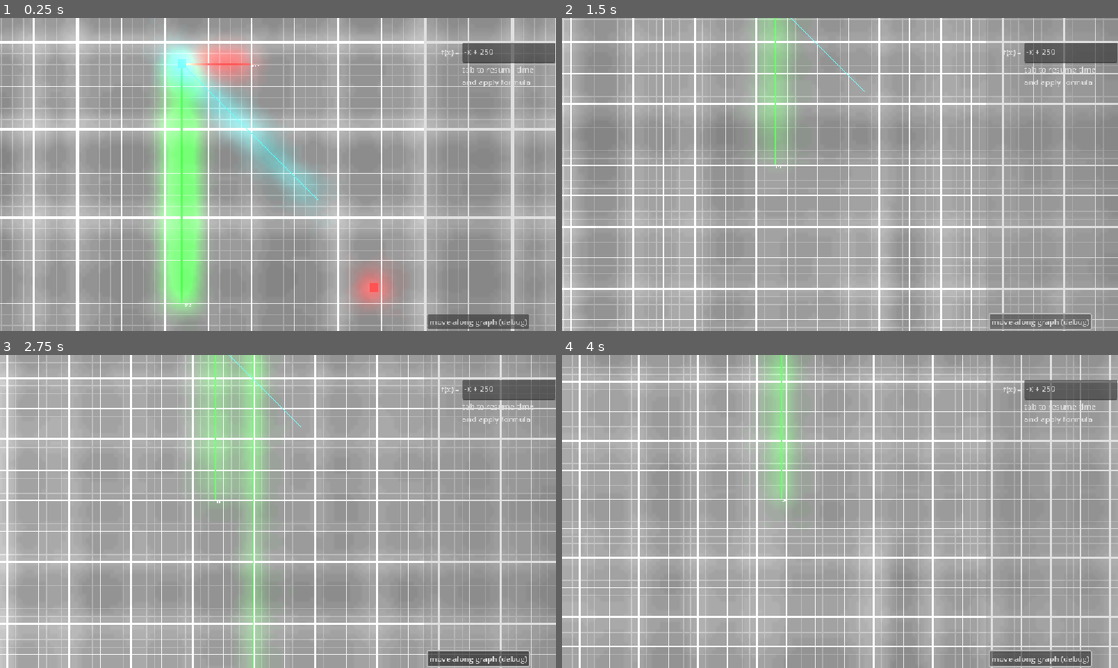
Above: before the commit, frames 1-4 (two rows, left to right).
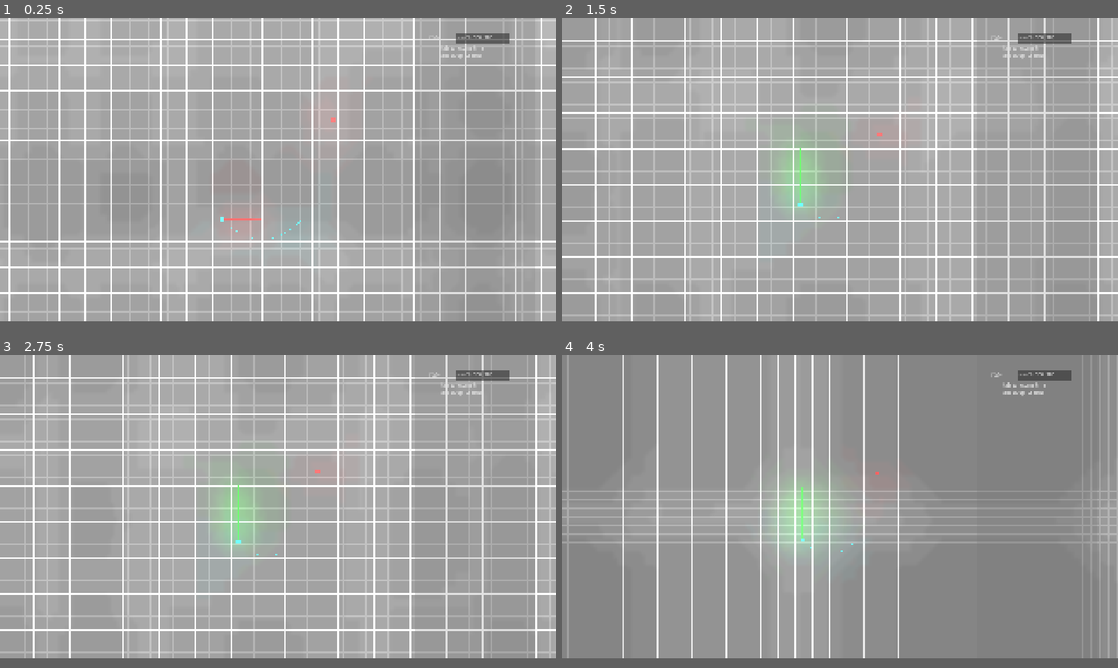
Above: after the commit, the same moments.

Repository: boiiiiiiiii12355/graph-combat
Game: Godot game, scene res://Scenes/game.tscn
The game is run twice, just before and just after one commit, with the same random seed, the same clock (stepped at 60 frames per second) and the same inputs. The engine's default icon, where the game draws it, is replaced by a stand-in: a white triangle on a blue panel in a dark square.
Inputs (mouse positions are in pixels of both pictures, inside the frame that each line leads up to):
- Up to frame 1 (0.25 s): no input
- Up to frame 2 (1.5 s): click (1040, 321) at 0.5 s, where only the run before the commit has a clickable "move along graph (debug)"; click (1040, 321) at 1.25 s, where only the run before the commit has a clickable "move along graph (debug)"
- Up to frame 3 (2.75 s): click (478, 658) at 2 s, where only the run before the commit has a clickable "move along graph (debug)"
- Up to frame 4 (4 s): tap Enter at 2.75 s; move the mouse to (962, 495) at 2.77 s; tap Mouse wheel down (zoom in) at 2.85 s; move the mouse to (728, 527) at 3.52 s; tap Mouse wheel up (zoom out) at 3.6 s
In our replay, the window is 800x450 before the commit and 800x436 after it. These sizes can differ from the game's own. Grey fills any space a smaller window leaves; there, only what the larger window draws over its background counts as a difference.

The runs differ from the first frame. In frame 1, 39% of the frame differs, in the area x 0-100%, y 0-100%; in frame 2, 33%; in frame 3, 33%; in frame 4, 55%.

Commit message:
initialized particles and fixed physics bug where punching bag still falls even when paused

Diff:
--- a/Scenes/game.tscn
+++ b/Scenes/game.tscn
@@ -23,7 +23,7 @@
 
 [node name="grid" type="Parallax2D" parent="."]
 repeat_size = Vector2(1278.005, 766.015)
-repeat_times = 2
+repeat_times = 10
 
 [node name="grid_texture" type="TextureRect" parent="grid"]
 modulate = Color(0.32915837, 0.3291584, 0.3291584, 1)
@@ -41,10 +41,10 @@
 cam = NodePath("../math_camera")
 
 [node name="punching_bag" parent="." instance=ExtResource("7_1l0tm")]
-process_mode = 1
 position = Vector2(181, -51)
 
 [node name="math_camera" parent="." node_paths=PackedStringArray("p1", "p2") instance=ExtResource("3_3dryh")]
+process_mode = 3
 zoom = Vector2(3, 3)
 p1 = NodePath("../Player")
 p2 = NodePath("../punching_bag")
--- /dev/null
+++ b/Scenes/hit_particle.tscn
@@ -0,0 +1,3 @@
+[gd_scene format=3 uid="uid://dgjclwvvpd10f"]
+
+[node name="GPUParticles2D" type="GPUParticles2D"]
--- a/Scenes/ui.tscn
+++ b/Scenes/ui.tscn
@@ -83,53 +83,43 @@
 modulate = Color(1, 1, 1, 0.22352941)
 z_index = 10
 layout_mode = 0
-offset_left = 953.0
+offset_left = 1552.0
 offset_top = -5.0
-offset_right = 1230.0
-offset_bottom = 655.0
+offset_right = 1982.0
+offset_bottom = 1080.0
 color = Color(0.45490196, 0.45490196, 0.45490196, 1)
+
+[node name="Label" type="Label" parent="input"]
+layout_mode = 0
+offset_left = 1604.0
+offset_top = 59.0
+offset_right = 1644.0
+offset_bottom = 82.0
+text = "f(x) ="
+
+[node name="Label2" type="Label" parent="input"]
+layout_mode = 0
+offset_left = 1647.0
+offset_top = 95.0
+offset_right = 1960.0
+offset_bottom = 144.0
+text = "tab to resume time
+and apply formula"
 
 [node name="input" type="TextEdit" parent="input"]
 layout_mode = 0
-offset_left = 1033.0
+offset_left = 1697.0
 offset_top = 52.0
-offset_right = 1226.0
+offset_right = 1890.0
 offset_bottom = 93.0
-text = "-x + 250"
+text = "x ** 2 / 200 - 250"
 placeholder_text = "m * x + c
 "
 selecting_enabled = false
-
-[node name="Label" type="Label" parent="input"]
-layout_mode = 0
-offset_left = 989.0
-offset_top = 59.0
-offset_right = 1029.0
-offset_bottom = 82.0
-text = "f(x) ="
-
-[node name="MAG" type="Button" parent="input"]
-layout_mode = 0
-offset_left = 961.0
-offset_top = 613.0
-offset_right = 1171.0
-offset_bottom = 644.0
-toggle_mode = true
-text = "move along graph (debug)"
-
-[node name="Label2" type="Label" parent="input"]
-layout_mode = 0
-offset_left = 1032.0
-offset_top = 95.0
-offset_right = 1345.0
-offset_bottom = 144.0
-text = "tab to resume time
-and apply formula"
 
 [node name="graph_update" type="Timer" parent="input"]
 
 [connection signal="mouse_entered" from="input/input" to="." method="_on_input_mouse_entered"]
 [connection signal="mouse_exited" from="input/input" to="." method="_on_input_mouse_exited"]
 [connection signal="text_changed" from="input/input" to="." method="_on_text_edit_text_changed"]
-[connection signal="button_down" from="input/MAG" to="." method="_on_mag_button_down"]
 [connection signal="timeout" from="input/graph_update" to="." method="_on_graph_update_timeout"]
--- a/project.godot
+++ b/project.godot
@@ -21,6 +21,9 @@
 
 [display]
 
+window/size/viewport_width=1980
+window/size/viewport_height=1080
+window/size/mode=2
 window/stretch/mode="canvas_items"
 
 [global_group]
--- a/scripts/camera_ctrl.gd
+++ b/scripts/camera_ctrl.gd
@@ -1,6 +1,6 @@
 extends Camera2D
 
-@export var zoom_amount = 1
+@export var zoom_amount = 0.5
 var req_zoom = zoom
 var curr_zoom = zoom
 func _input(event: InputEvent) -> void:
--- a/scripts/game_master.gd
+++ b/scripts/game_master.gd
@@ -20,7 +20,7 @@
 	Engine.time_scale = 0.01
 	camera.max_zoom = 5
 	camera.camera_shake(true)
-	await get_tree().create_timer(0.02).timeout
+	await get_tree().create_timer(0.03).timeout
 	time_speed_set(1.0)
 	camera.max_zoom = .5
 	await get_tree().create_timer(0.1).timeout
--- a/scripts/player.gd
+++ b/scripts/player.gd
@@ -27,7 +27,7 @@
 func _physics_process(delta: float) -> void:
 	ruler()
 	graphing()
-	hit_sound.pitch_scale = lerp(hit_sound.pitch_scale, Engine.time_scale, 0.3)
+	hit_sound.pitch_scale = lerp(hit_sound.pitch_scale, Engine.time_scale, 0.2)
 	if paused == false:
 		movement()
 	elif paused:
--- a/scripts/ui.gd
+++ b/scripts/ui.gd
@@ -5,6 +5,7 @@
 func _ready() -> void:
 	_on_text_edit_text_changed()
 	paused = true
+	get_tree().paused = true
 	anim_player.play("pause")
 
 
@@ -13,10 +14,12 @@
 	if typing == false:
 		if Input.is_action_just_pressed("pause") and paused == false:
 			paused = true
+			get_tree().paused = true
 			anim_player.play("pause")
 
 		elif Input.is_action_just_pressed("pause") and paused == true:
 			paused = false
+			get_tree().paused = false
 			anim_player.play("resume")
 	player.paused = paused
 
